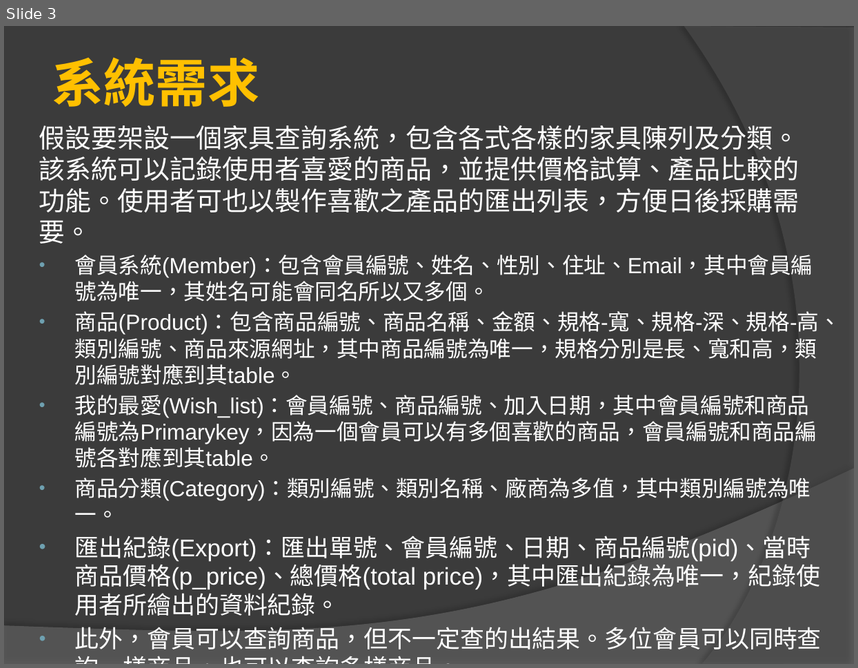
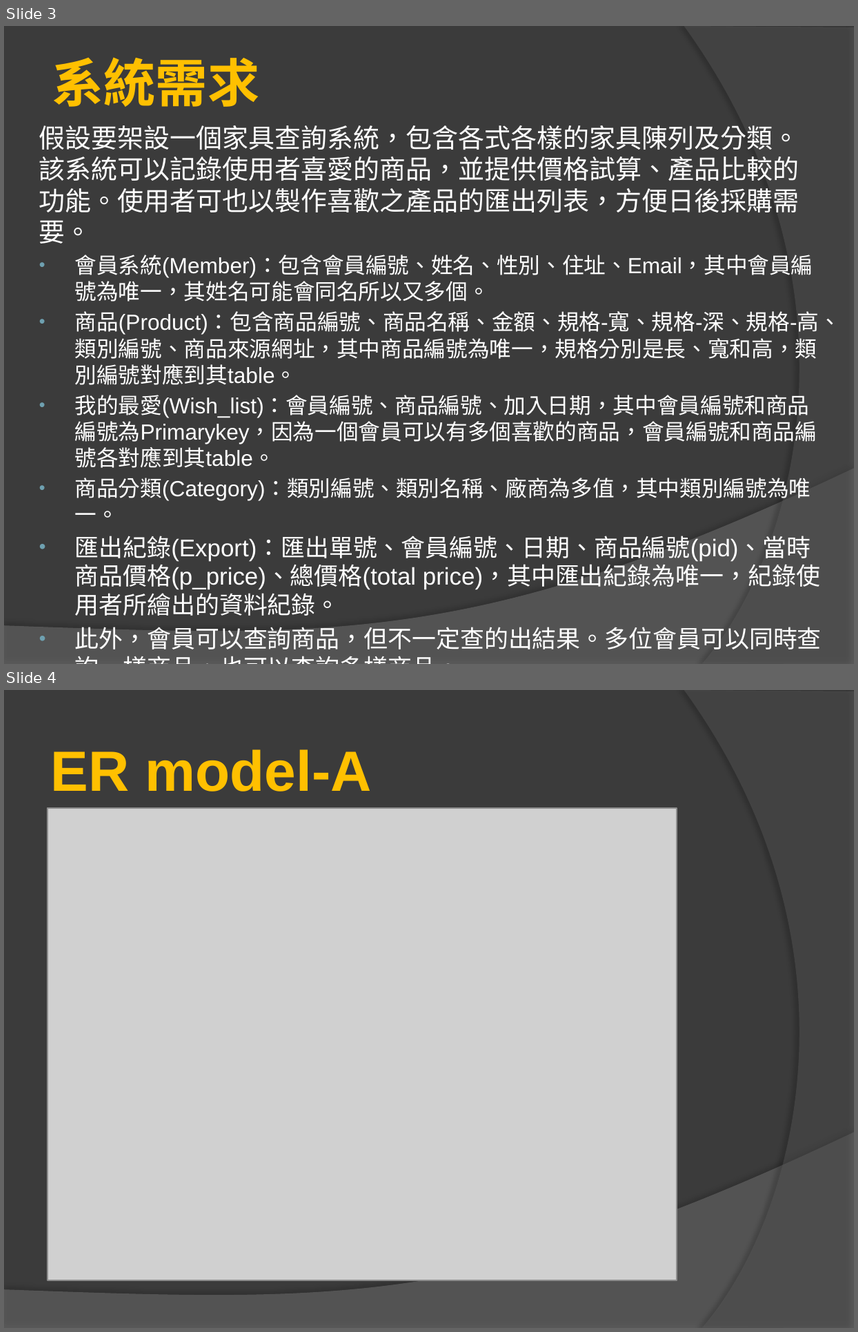
Before and after one commit to Michelletai/G12, a slide deck: doc/admin/G12-傢俱查詢網.pptx. Shown one above the other, each under a label of ours: slide 3 before the commit, slides 3 and 4 after it. The pictures are 858x668 and 858x1332 pixels, drawn with LibreOffice and Linux fonts; fonts in the diff are those of the drawing; grey boxes stand for pictures. Boxes give left, top, right and bottom in pixels: in the first picture for what was removed or moved away, otherwise in the second. Text is boxed around its words. In the diff, an @@ line names an element or a change of style, - is before the commit and + after.

```diff
--- a/doc/admin/G12-傢俱查詢網.pptx
+++ b/doc/admin/G12-傢俱查詢網.pptx
@@ slide 4 added at (4,690,854,1328), background #3B3B3B; not listed: 2 template elements that a slide beside it also shows @@
@@ title added at (51,749,372,791), 48 pt, text #FFC000, bold @@
+ER model-A
@@ picture added at (47,808,677,1279) @@
```
Also in this commit, not shown: 2 slides changed, 1 other slide added.
